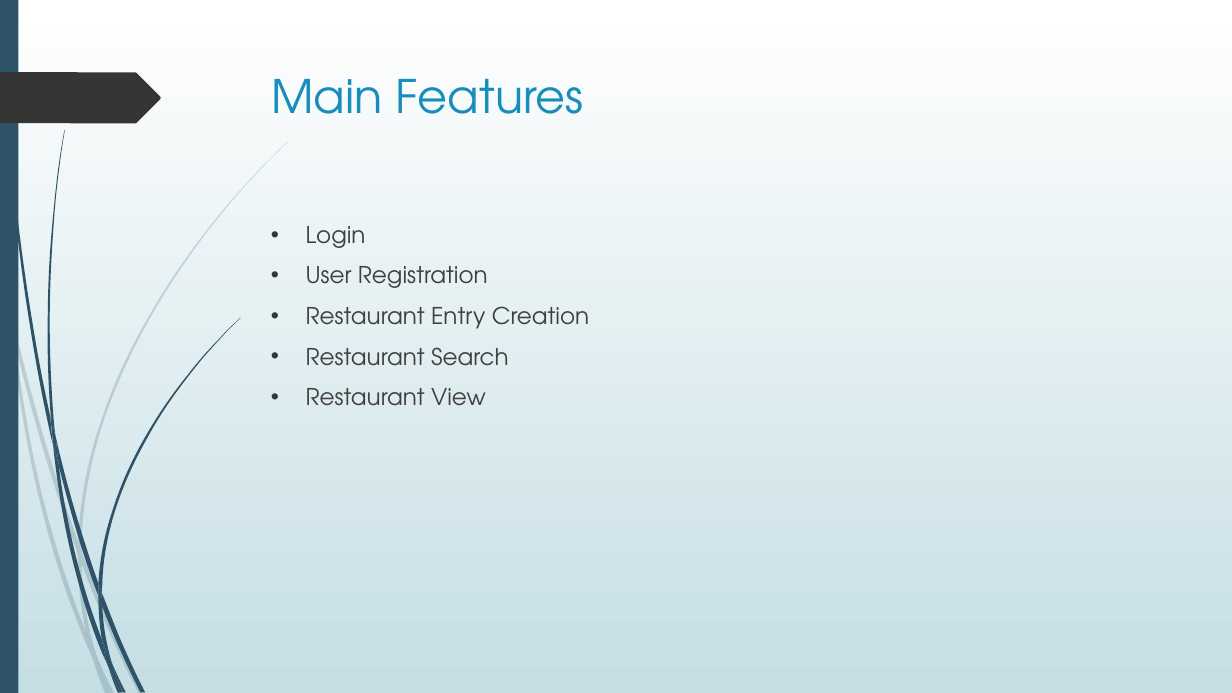
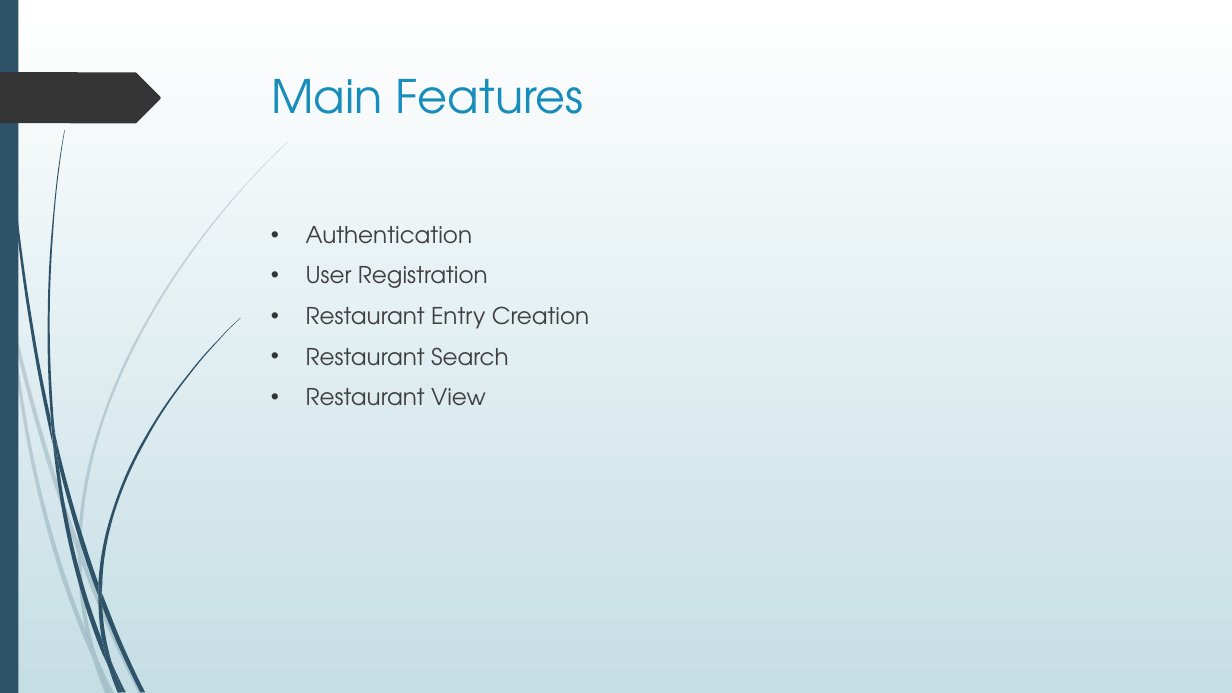
Before and after one commit to thienanmum/restaurantfinder, a slide deck: slide 4 of docs/RestaurantFinder.pptx. Drawn at 1232x693 pixels with LibreOffice and Linux fonts; fonts in the diff are those of the drawing. Boxes give left, top, right and bottom in pixels: in the first picture for what was removed or moved away, otherwise in the second. Text is boxed around its words. In the diff, an @@ line names an element or a change of style, - is before the commit and + after.

Commit message:
add slide for login and registration

```diff
--- a/docs/RestaurantFinder.pptx
+++ b/docs/RestaurantFinder.pptx
@@ text at (306,226,473,244): text changed @@
-• Login
+• Authentication
```
Also in this commit, not shown: 1 other slide changed, 4 slides added, 2 slides removed.
